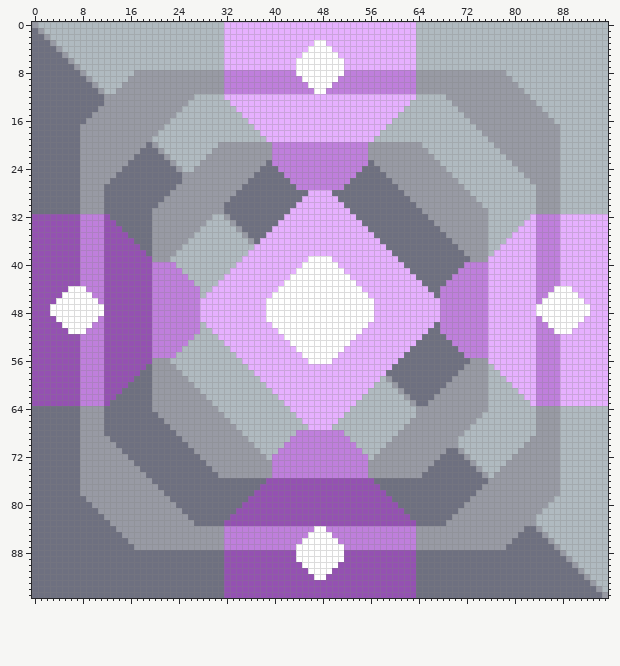
Two versions of one sprite sheet, sprites/blocks/thaumium-generator.png. The first picture shows the starting point.
The file is 96x96 pixels.
Once edited:
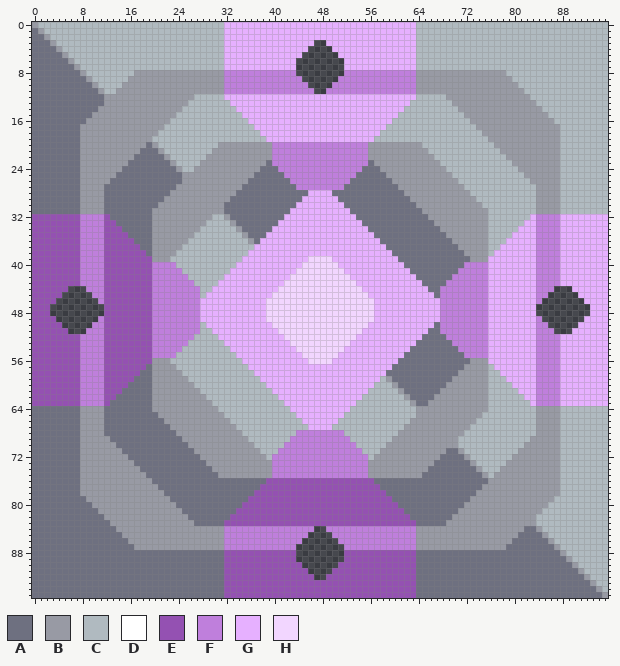
Palette (. is transparent): A #6e7080  B #989aa4  C #b0bac0  D #ffffff  E #9451b2  F #bf7fdc  G #e6b0ff  H #f2d6ff
From old to new:
{"y":3,"x":47,"old":"DD","new":".."}
{"y":4,"x":46,"old":"DDDD","new":"...."}
{"y":5,"x":45,"old":"DDDDDD","new":"......"}
{"y":6,"x":44,"old":"DDDDDDDD","new":"........"}
{"y":7,"x":44,"old":"DDDDDDDD","new":"........"}
{"y":8,"x":44,"old":"DDDDDDDD","new":"........"}
{"y":9,"x":45,"old":"DDDDDD","new":"......"}
{"y":10,"x":46,"old":"DDDD","new":"...."}
{"y":11,"x":47,"old":"DD","new":".."}
{"y":39,"x":46,"old":"DDDD","new":"HHHH"}
{"y":40,"x":45,"old":"DDDDDD","new":"HHHHHH"}
{"y":41,"x":44,"old":"DDDDDDDD","new":"HHHHHHHH"}
{"y":42,"x":43,"old":"DDDDDDDDDD","new":"HHHHHHHHHH"}
{"y":43,"x":42,"old":"DDDDDDDDDDDD","new":"HHHHHHHHHHHH"}
{"y":44,"x":6,"old":"DDD","new":"..."}
{"y":44,"x":41,"old":"DDDDDDDDDDDDDD","new":"HHHHHHHHHHHHHH"}
{"y":44,"x":87,"old":"DDD","new":"..."}
{"y":45,"x":5,"old":"DDDDD","new":"....."}
{"y":45,"x":40,"old":"DDDDDDDDDDDDDDDD","new":"HHHHHHHHHHHHHHHH"}
{"y":45,"x":86,"old":"DDDDD","new":"....."}
{"y":46,"x":4,"old":"DDDDDDD","new":"......."}
{"y":46,"x":39,"old":"DDDDDDDDDDDDDDDDDD","new":"HHHHHHHHHHHHHHHHHH"}
{"y":46,"x":85,"old":"DDDDDDD","new":"......."}
{"y":47,"x":3,"old":"DDDDDDDDD","new":"........."}
{"y":47,"x":39,"old":"DDDDDDDDDDDDDDDDDD","new":"HHHHHHHHHHHHHHHHHH"}
{"y":47,"x":84,"old":"DDDDDDDDD","new":"........."}
{"y":48,"x":3,"old":"DDDDDDDDD","new":"........."}
{"y":48,"x":39,"old":"DDDDDDDDDDDDDDDDDD","new":"HHHHHHHHHHHHHHHHHH"}
{"y":48,"x":84,"old":"DDDDDDDDD","new":"........."}
{"y":49,"x":4,"old":"DDDDDDD","new":"......."}
{"y":49,"x":39,"old":"DDDDDDDDDDDDDDDDDD","new":"HHHHHHHHHHHHHHHHHH"}
{"y":49,"x":85,"old":"DDDDDDD","new":"......."}
{"y":50,"x":5,"old":"DDDDD","new":"....."}
{"y":50,"x":40,"old":"DDDDDDDDDDDDDDDD","new":"HHHHHHHHHHHHHHHH"}
{"y":50,"x":86,"old":"DDDDD","new":"....."}
{"y":51,"x":6,"old":"DDD","new":"..."}
{"y":51,"x":41,"old":"DDDDDDDDDDDDDD","new":"HHHHHHHHHHHHHH"}
{"y":51,"x":87,"old":"DDD","new":"..."}
{"y":52,"x":42,"old":"DDDDDDDDDDDD","new":"HHHHHHHHHHHH"}
{"y":53,"x":43,"old":"DDDDDDDDDD","new":"HHHHHHHHHH"}
{"y":54,"x":44,"old":"DDDDDDDD","new":"HHHHHHHH"}
{"y":55,"x":45,"old":"DDDDDD","new":"HHHHHH"}
{"y":56,"x":46,"old":"DDDD","new":"HHHH"}
{"y":84,"x":47,"old":"DD","new":".."}
{"y":85,"x":46,"old":"DDDD","new":"...."}
{"y":86,"x":45,"old":"DDDDDD","new":"......"}
{"y":87,"x":44,"old":"DDDDDDDD","new":"........"}
{"y":88,"x":44,"old":"DDDDDDDD","new":"........"}
{"y":89,"x":44,"old":"DDDDDDDD","new":"........"}
{"y":90,"x":45,"old":"DDDDDD","new":"......"}
{"y":91,"x":46,"old":"DDDD","new":"...."}
{"y":92,"x":47,"old":"DD","new":".."}
{"label":"erased","picture_box":[296,40,344,94]}
{"label":"changed","picture_box":[266,256,374,364]}
{"label":"erased","picture_box":[50,286,104,334]}
{"label":"erased","picture_box":[536,286,590,334]}
{"label":"erased","picture_box":[296,526,344,580]}
